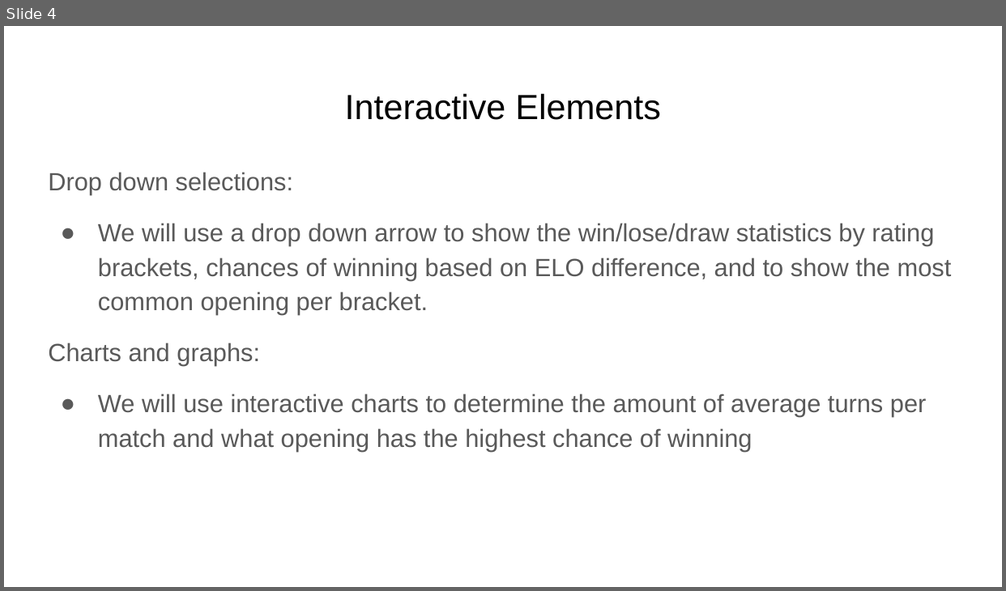
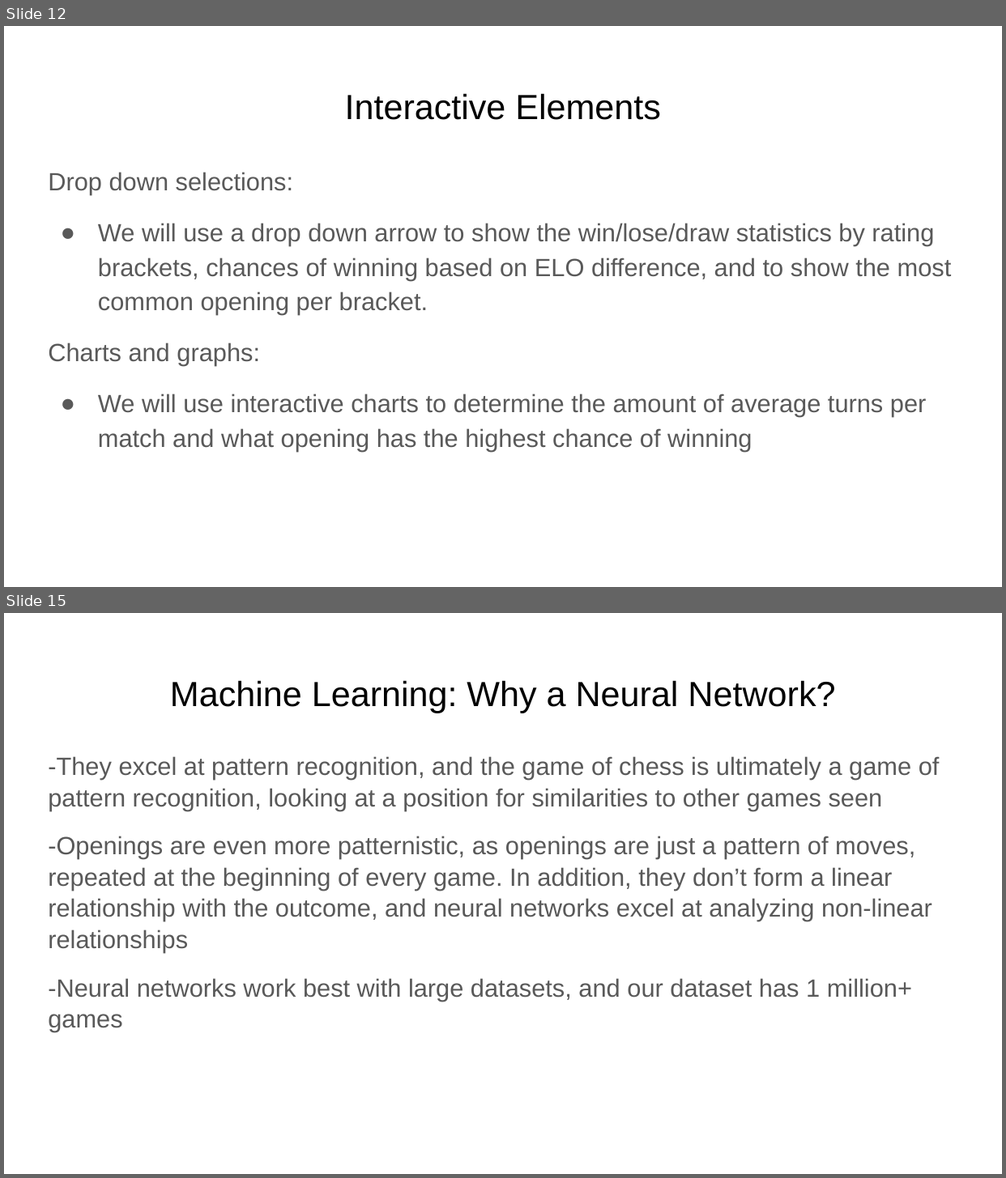
Before and after one commit to Nveatch/Chess_Games_Group_Analysis, a slide deck: Group_1_Presentation.pptx. Shown one above the other, each under a label of ours: slide 4 before the commit, slides 12 and 15 after it; the slides between them are not shown. The pictures are 1006x591 and 1006x1178 pixels, drawn with LibreOffice and Linux fonts; fonts in the diff are those of the drawing. Boxes give left, top, right and bottom in pixels: in the first picture for what was removed or moved away, otherwise in the second. Text is boxed around its words. In the diff, an @@ line names an element or a change of style, - is before the commit and + after.

```diff
--- a/Group_1_Presentation.pptx
+++ b/Group_1_Presentation.pptx
@@ slide 15 added at bbox=[4, 613, 1002, 1174], background #FFFFFF @@
@@ title added at bbox=[170, 680, 835, 713], 25.2 pt, text #000000 @@
+Machine Learning: Why a Neural Network?
@@ text added at bbox=[48, 756, 940, 1033], 18 pt, text #595959 @@
+-They excel at pattern recognition, and the game of chess is ultimately a game of pattern recognition, looking at a position for similarities to other games seen
+-Openings are even more patternistic, as openings are just a pattern of moves, repeated at the beginning of every game. In addition, they don’t form a linear relationship with the outcome, and neural networks excel at analyzing non-linear relationships
+-Neural networks work best with large datasets, and our dataset has 1 million+ games
@@ what was slide 4 is now slide 12 @@
```
Also in this commit, not shown: 1 slide changed, 14 other slides added.
